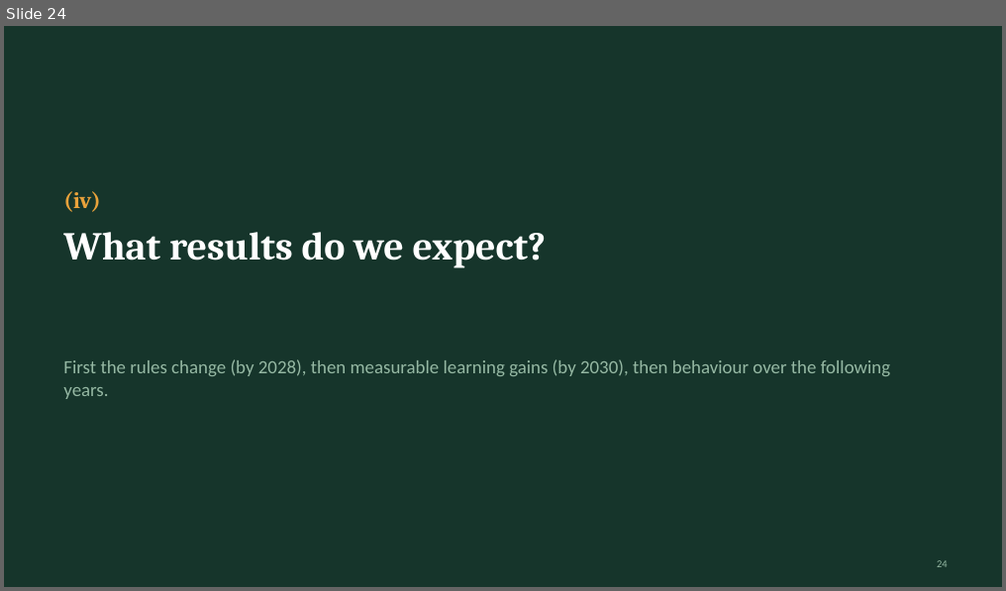
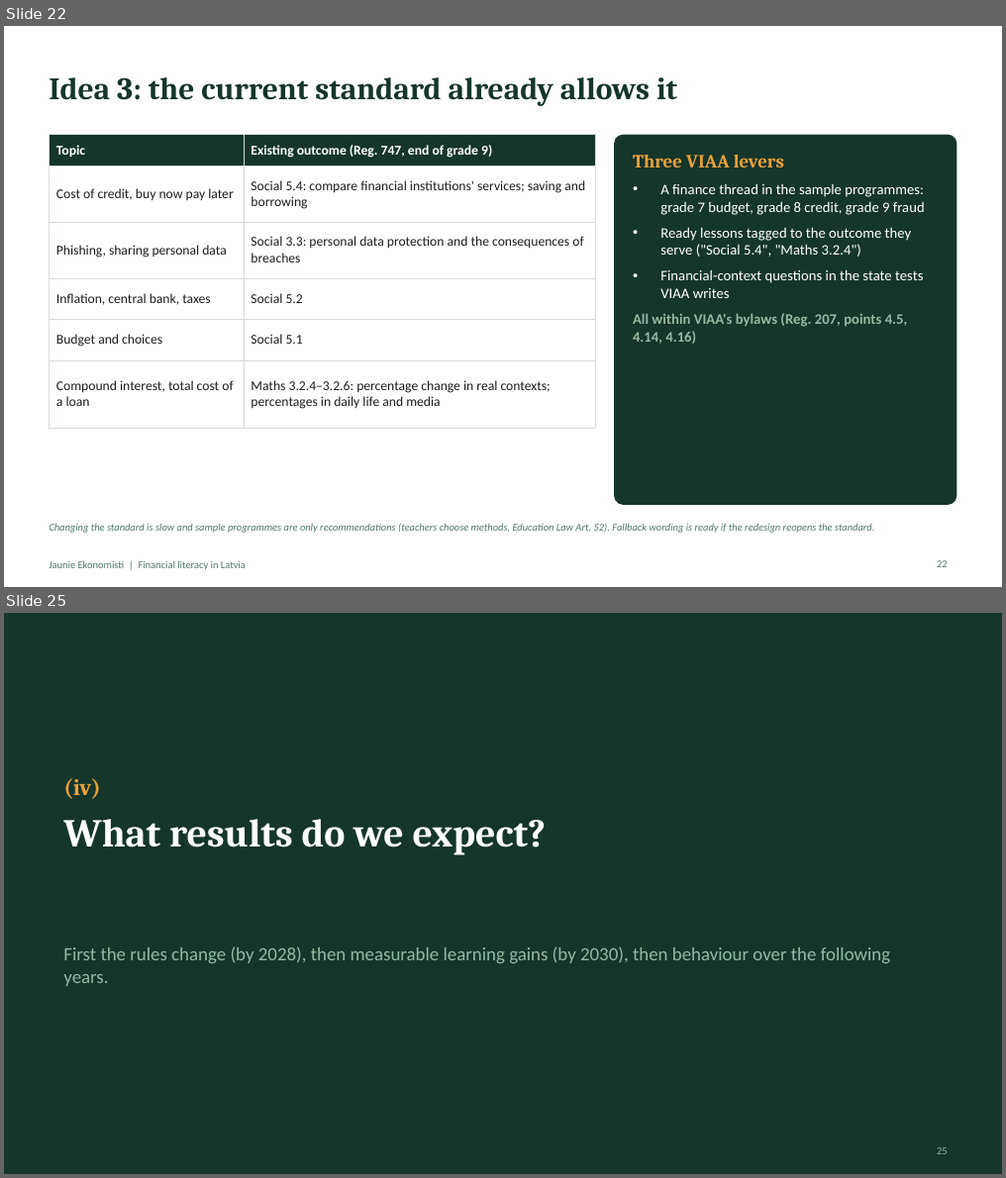
Before and after one commit to ArtisLV890/Elective-Impact-Making-for-the-Competitiveness-and-Data-Driven-Decisions-2026-2027, a slide deck: financial-literacy/presentation/Financial literacy in Latvia - presentation.pptx. Shown one above the other, each under a label of ours: slide 24 before the commit, slides 22 and 25 after it; the slides between them are not shown. The pictures are 1006x591 and 1006x1178 pixels, drawn with LibreOffice and Linux fonts; fonts in the diff are those of the drawing. Boxes give left, top, right and bottom in pixels: in the first picture for what was removed or moved away, otherwise in the second. Text is boxed around its words. In the diff, an @@ line names an element or a change of style, - is before the commit and + after.

```diff
--- a/financial-literacy/presentation/Financial literacy in Latvia - presentation.pptx
+++ b/financial-literacy/presentation/Financial literacy in Latvia - presentation.pptx
@@ slide 22 added at <box>4,26,1002,587</box>, background #FFFFFF @@
@@ title added at <box>49,77,677,106</box>, 30 pt, text #16352B, bold @@
+Idea 3: the current standard already allows it
@@ table added at <box>49,135,595,413</box>, 6 rows, 2 columns @@
+Topic | Existing outcome (Reg. 747, end of grade 9)
+Cost of credit, buy now pay later | Social 5.4: compare financial institutions' services; saving and borrowing
+Phishing, sharing personal data | Social 3.3: personal data protection and the consequences of breaches
+Inflation, central bank, taxes | Social 5.2
+Budget and choices | Social 5.1
+Compound interest, total cost of a loan | Maths 3.2.4–3.2.6: percentage change in real contexts; percentages in daily life and media
@@ rounded rectangle added at <box>614,135,957,505</box>, fill #16352B @@
@@ text added at <box>633,155,925,344</box>, 14 pt, text #FFFFFF @@
+Three VIAA levers
+• A finance thread in the sample programmes: grade 7 budget, grade 8 credit, grade 9 fraud
+• Ready lessons tagged to the outcome they serve ("Social 5.4", "Maths 3.2.4")
+• Financial-context questions in the state tests VIAA writes
+All within VIAA's bylaws (Reg. 207, points 4.5, 4.14, 4.16)
@@ text added at <box>49,523,874,533</box>, 10 pt, text #52796F, italic @@
+Changing the standard is slow and sample programmes are only recommendations (teachers choose methods, Education Law Art. 52). Fallback wording is ready if the redesign reopens the standard.
@@ text added at <box>49,561,246,570</box>, 10 pt, text #52796F @@
+Jaunie Ekonomisti | Financial literacy in Latvia
@@ page number added at <box>937,561,947,568</box>, 10 pt, text #52796F @@
+22
@@ what was slide 24 is now slide 25 @@
@@ page number at <box>937,1148,947,1155</box>: text changed @@
-24
+25
```
Also in this commit, not shown: 13 slides changed, 3 other slides added, 1 slide removed, 9 other files.
